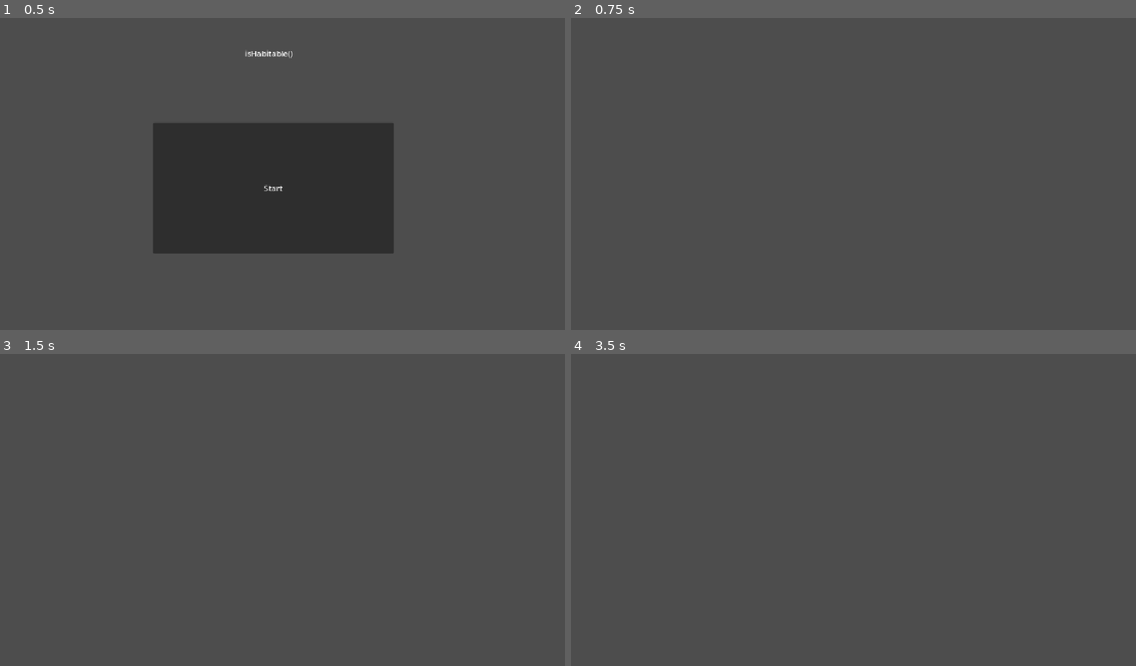
Above: before the commit, frames 1-4 (two rows, left to right).
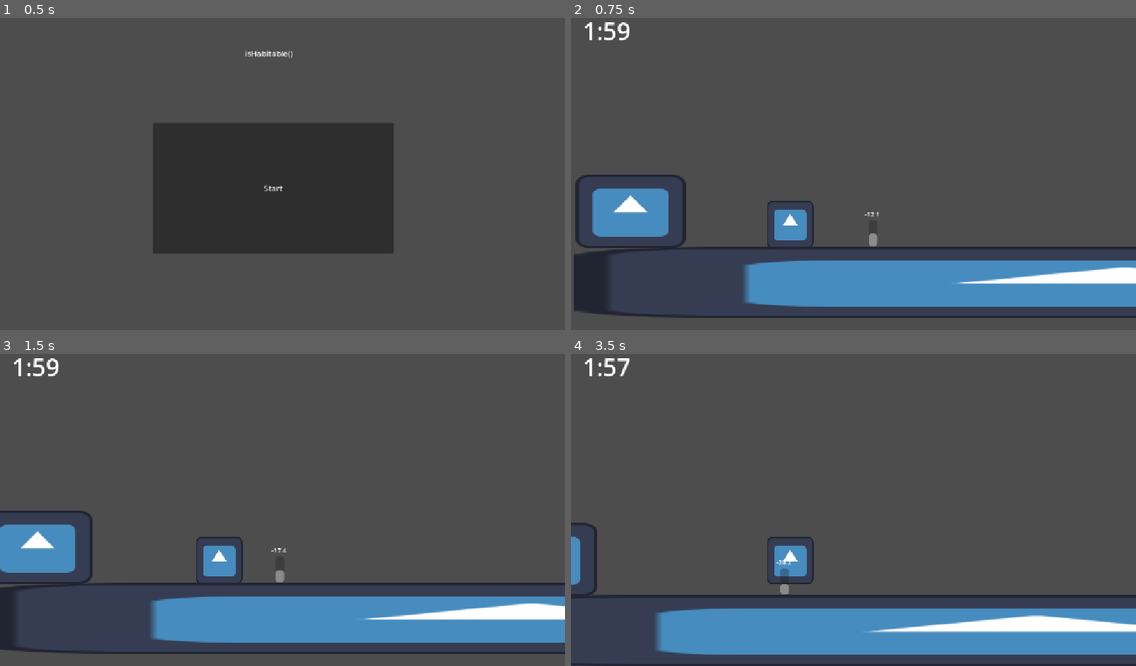
Above: after the commit, the same moments.

Repository: Ollieblock1/WHACK2026
Game: Godot game, scene res://game.tscn
Same seed, same stepped clock (60 frames per second), same inputs: the game is played once before the commit and once after it. The engine's default icon, where the game draws it, is replaced by a stand-in: a white triangle on a blue panel in a dark square.
Inputs:
- Up to frame 1 (0.5 s): no input
- Up to frame 2 (0.75 s): click "Start" at 0.5 s
- Up to frame 3 (1.5 s): tap Enter at 1.25 s; hold Right (moveRight) from 1.28 s (still down)
- Up to frame 4 (3.5 s): tap Space (moveJump) at 1.52, 2.27 s; release Right (moveRight) at 2.78 s; hold A (moveLeft) from 2.78 s (still down)

Frame 1 is identical in both runs. In frame 2, 17% of the frame differs, in the area x 0-100%, y 1-97%; in frame 3, 17%; in frame 4, 16%.

Commit message:
made it run the game from the menu

Diff:
--- a/project.godot
+++ b/project.godot
@@ -51,6 +51,7 @@
 [physics]
 
 3d/physics_engine="Jolt Physics"
+2d/default_gravity=393.0
 
 [rendering]
 
--- a/scenes/managers/game_manager.tscn
+++ b/scenes/managers/game_manager.tscn
@@ -5,6 +5,7 @@
 [ext_resource type="PackedScene" uid="uid://fq3wafqtn3dq" path="res://scenes/camera/camera.tscn" id="2_r76ct"]
 [ext_resource type="PackedScene" uid="uid://d1lv7x0c5ogpj" path="res://scenes/level/level.tscn" id="4_3yu1d"]
 [ext_resource type="PackedScene" uid="uid://djp0nv4ddbxsf" path="res://scenes/experiments/thermometer.tscn" id="5_3yu1d"]
+[ext_resource type="PackedScene" uid="uid://cb45aiv40rjpf" path="res://alienEntity/hostile_alien.tscn" id="6_c2g8d"]
 
 [node name="gameManager" type="Node2D" unique_id=493323348]
 script = ExtResource("1_i04cf")
@@ -23,4 +24,7 @@
 position = Vector2(224.00003, 80)
 scale = Vector2(1.3, 1.3)
 
+[node name="baseAlien" parent="." unique_id=1926721184 instance=ExtResource("6_c2g8d")]
+position = Vector2(1029, 69)
+
 [connection signal="oxygenLost" from="Player/Camera" to="." method="_on_camera_oxygen_lost"]
--- a/scripts/game.gd
+++ b/scripts/game.gd
@@ -1,5 +1,6 @@
 extends Node2D
 
+const gameManager = preload("res://scenes/managers/game_manager.tscn")
 
 # Called when the node enters the scene tree for the first time.
 func _ready() -> void:
@@ -13,3 +14,5 @@
 
 func _on_main_menu_start_game() -> void:
 	$MainMenu.queue_free()
+	var manager = gameManager.instantiate()
+	add_child(manager)
